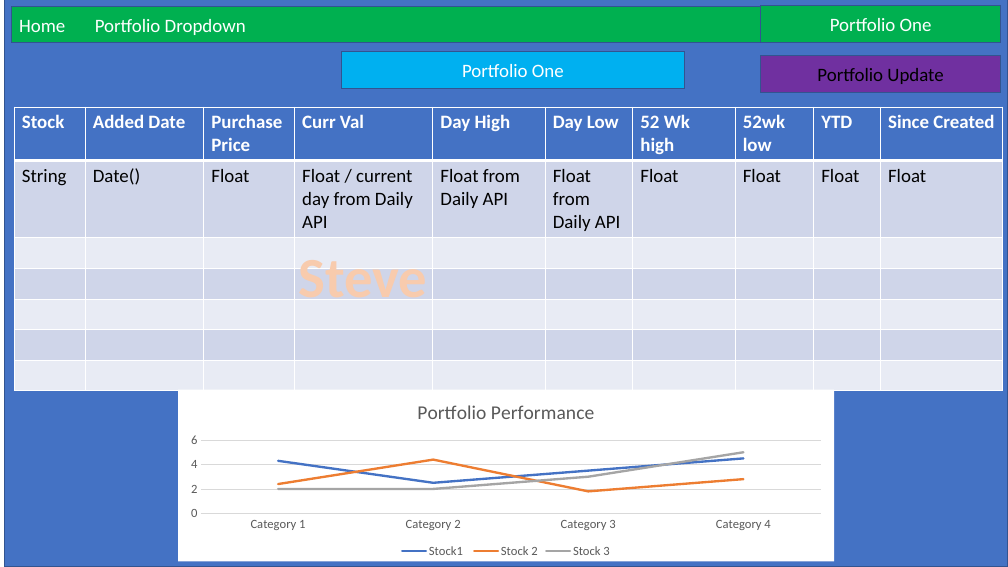
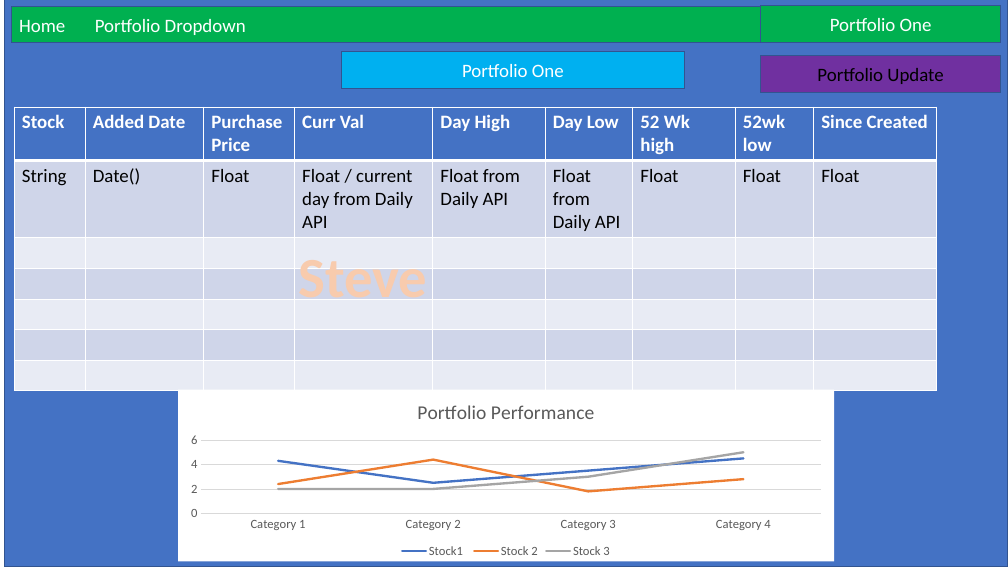
Before and after one commit to sdseney508/micro-teams, a slide deck: slide 4 of assets/mock-up.pptx. Drawn at 1008x567 pixels with LibreOffice and Linux fonts; fonts in the diff are those of the drawing. Boxes give left, top, right and bottom in pixels: in the first picture for what was removed or moved away, otherwise in the second. Text is boxed around its words. In the diff, an @@ line names an element or a change of style, - is before the commit and + after.

```diff
--- a/assets/mock-up.pptx
+++ b/assets/mock-up.pptx
@@ table at (x1=14, y1=107, x2=937, y2=389) @@
-column 9: YTD | Float |  |  |  |  | 
@@ table resized from (x1=14, y1=107, x2=1003, y2=389) to (x1=14, y1=107, x2=937, y2=389) @@
```
Also in this commit, not shown: 8 other files.
